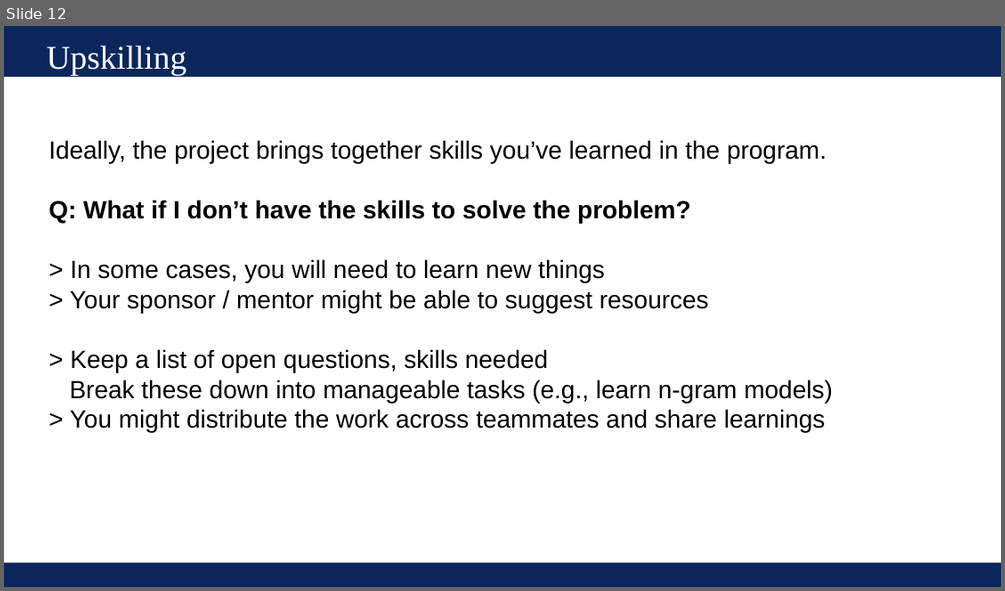
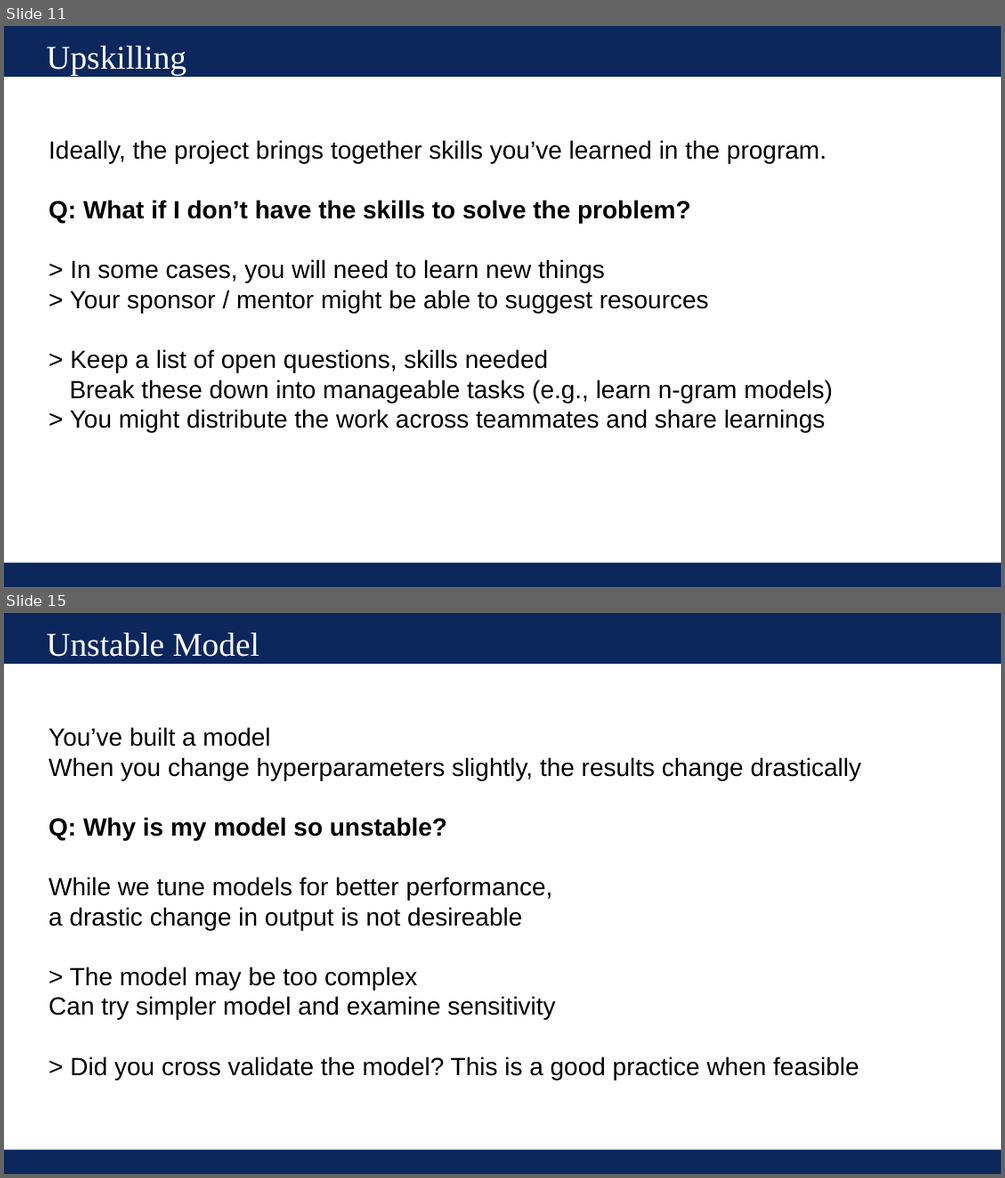
Before and after one commit to UVADS/ds6011, a slide deck: 08_getting_started_and_troubleshooting.pptx. Shown one above the other, each under a label of ours: slide 12 before the commit, slides 11 and 15 after it; the slides between them are not shown. The pictures are 1005x591 and 1005x1178 pixels, drawn with LibreOffice and Linux fonts; fonts in the diff are those of the drawing. Boxes give left, top, right and bottom in pixels: in the first picture for what was removed or moved away, otherwise in the second. Text is boxed around its words. In the diff, an @@ line names an element or a change of style, - is before the commit and + after.

```diff
--- a/08_getting_started_and_troubleshooting.pptx
+++ b/08_getting_started_and_troubleshooting.pptx
@@ slide 15 added at (x1=4, y1=613, x2=1001, y2=1174), background #FFFFFF; not listed: 2 template elements that a slide beside it also shows @@
@@ text added at (x1=47, y1=633, x2=259, y2=657), 32 pt, text #FFFFFF @@
+Unstable Model
@@ text added at (x1=48, y1=727, x2=861, y2=1079), 24 pt, text #000000 @@
+You’ve built a model
+When you change hyperparameters slightly, the results change drastically
+Q: Why is my model so unstable?
+While we tune models for better performance,
+a drastic change in output is not desireable
+> The model may be too complex
+Can try simpler model and examine sensitivity
+> Did you cross validate the model? This is a good practice when feasible
@@ what was slide 12 is now slide 11 @@
```
Also in this commit, not shown: 4 slides changed, 4 other slides added, 1 slide removed, 2 other files.
